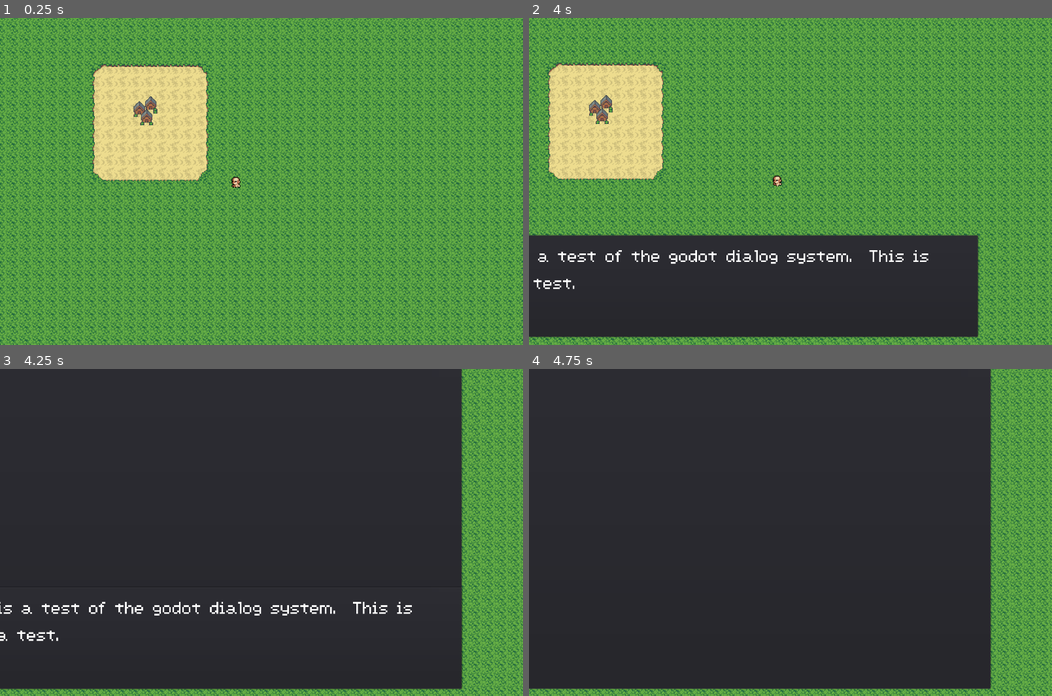
Above: before the commit, frames 1-4 (two rows, left to right).
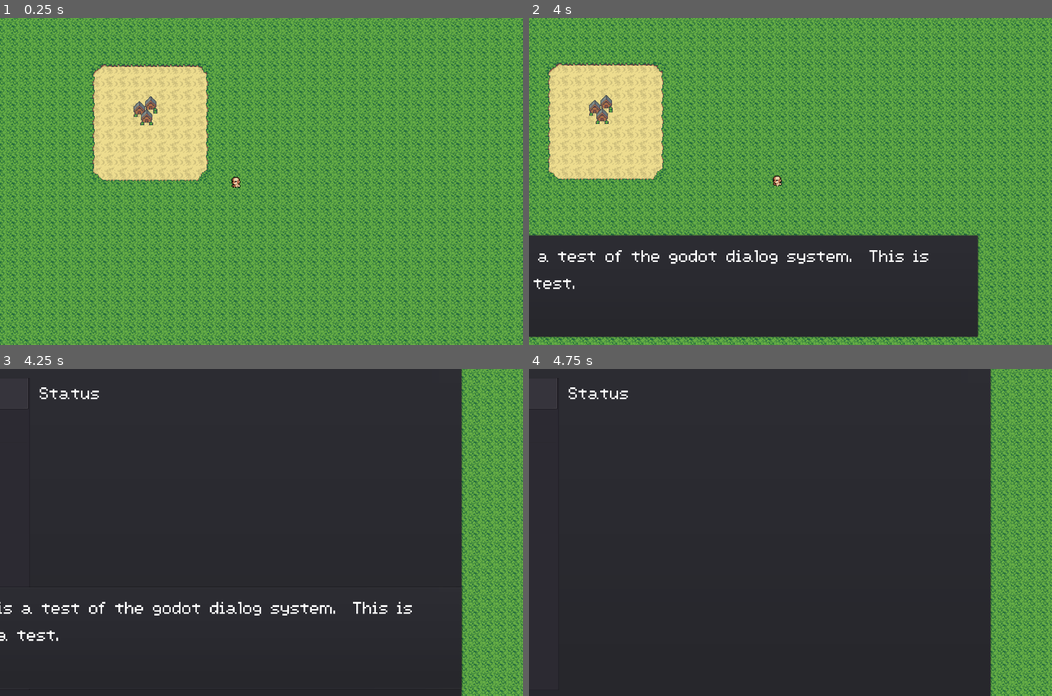
Above: after the commit, the same moments.

Repository: majormunky/MiniRPG
Game: Godot game, scene res://scenes/Game.tscn
The game is run twice, just before and just after one commit, with the same random seed, the same clock (stepped at 60 frames per second) and the same inputs.
Inputs:
- Up to frame 1 (0.25 s): no input
- Up to frame 2 (4 s): tap Enter at 0.5 s; hold D (walk_right) 0.53-1.28 s; hold F (inspect) 0.53-1.28 s; hold S (walk_down) 1.28-2.03 s; tap F (inspect) at 1.35, 2.85 s; hold D (walk_right) 2.03-2.78 s; hold F (inspect) 2.03-2.78 s; hold W (walk_up) 2.78-3.53 s; hold A (walk_left) from 3.53 s (still down); hold F (inspect) from 3.53 s (still down)
- Up to frame 3 (4.25 s): keep holding A (walk_left); keep holding F (inspect); tap Tab (menu) at 4.15 s
- Up to frame 4 (4.75 s): keep holding A (walk_left); release F (inspect) at 4.28 s; tap F (inspect) at 4.35 s

Frames 1-2 are identical in both runs. In frame 3, 2.1% of the frame differs, in the area x 0-89%, y 5-100%; in frame 4, 2.1%.

Commit message:
Setup the menu where we can click menu items and the main panel switches to the right menu

Diff:
--- /dev/null
+++ b/assets/fonts/MainFont.tres
@@ -0,0 +1,8 @@
+[gd_resource type="DynamicFont" load_steps=2 format=2]
+
+[sub_resource type="DynamicFontData" id=1]
+font_path = "res://assets/fonts/AtlantisInternational-jen0.ttf"
+
+[resource]
+size = 64
+font_data = SubResource( 1 )
--- a/scenes/Game.tscn
+++ b/scenes/Game.tscn
@@ -1,5 +1,6 @@
-[gd_scene load_steps=6 format=2]
+[gd_scene load_steps=7 format=2]
 
+[ext_resource path="res://scenes/Menu.tscn" type="PackedScene" id=1]
 [ext_resource path="res://scenes/Player.tscn" type="PackedScene" id=2]
 [ext_resource path="res://scenes/WorldManager.gd" type="Script" id=3]
 [ext_resource path="res://scenes/Game.gd" type="Script" id=4]
@@ -23,10 +24,12 @@
 pause_mode = 1
 position = Vector2( 577.235, 415.59 )
 
-[node name="Menu" type="PopupPanel" parent="."]
+[node name="Menu" parent="." instance=ExtResource( 1 )]
+margin_left = -2.0
+margin_top = 15.0
 margin_right = 1280.0
-margin_bottom = 800.0
-rect_min_size = Vector2( 1280, 800 )
+margin_bottom = 827.0
+rect_min_size = Vector2( 1282, 812 )
 
 [node name="Dialog" type="PopupPanel" parent="."]
 margin_top = 550.0
--- /dev/null
+++ b/scenes/Menu.gd
@@ -0,0 +1,34 @@
+extends PopupPanel
+
+onready var item_list = $MarginContainer/HBoxContainer/ItemList
+onready var menu_items = {
+	"Status": get_node("MarginContainer/HBoxContainer/StatusMenu"),
+	"Items": get_node("MarginContainer/HBoxContainer/ItemMenu"),
+	"Save": get_node("MarginContainer/HBoxContainer/SaveMenu"),
+}
+var selected = 0
+
+func _ready():
+	for item_key in menu_items:
+		item_list.add_item(item_key)
+
+	_on_ItemList_item_selected(0)
+	item_list.select(0)
+
+
+func _on_ItemList_item_selected(index):
+	selected = index
+	var selectedItem = menu_items.keys()[selected]
+
+	if selectedItem == "Save":
+		menu_items["Save"].visible = true
+		menu_items["Status"].visible = false
+		menu_items["Items"].visible = false
+	elif selectedItem == "Items":
+		menu_items["Items"].visible = true
+		menu_items["Status"].visible = false
+		menu_items["Save"].visible = false
+	elif selectedItem == "Status":
+		menu_items["Status"].visible = true
+		menu_items["Save"].visible = false
+		menu_items["Items"].visible = false
--- /dev/null
+++ b/scenes/Menu.tscn
@@ -0,0 +1,109 @@
+[gd_scene load_steps=5 format=2]
+
+[ext_resource path="res://scenes/Menu.gd" type="Script" id=1]
+[ext_resource path="res://assets/fonts/MainFont.tres" type="DynamicFont" id=2]
+
+[sub_resource type="DynamicFontData" id=1]
+antialiased = false
+font_path = "res://assets/fonts/AtlantisInternational-jen0.ttf"
+
+[sub_resource type="DynamicFont" id=2]
+size = 48
+font_data = SubResource( 1 )
+
+[node name="Menu" type="PopupPanel"]
+rect_min_size = Vector2( 1280, 800 )
+script = ExtResource( 1 )
+__meta__ = {
+"_edit_use_anchors_": false
+}
+
+[node name="MarginContainer" type="MarginContainer" parent="."]
+margin_left = 4.0
+margin_top = 4.0
+margin_right = 1276.0
+margin_bottom = 844.0
+custom_constants/margin_right = 20
+custom_constants/margin_top = 20
+custom_constants/margin_left = 20
+custom_constants/margin_bottom = 20
+
+[node name="HBoxContainer" type="HBoxContainer" parent="MarginContainer"]
+margin_left = 20.0
+margin_top = 20.0
+margin_right = 1252.0
+margin_bottom = 820.0
+__meta__ = {
+"_edit_use_anchors_": false
+}
+
+[node name="ItemList" type="ItemList" parent="MarginContainer/HBoxContainer"]
+margin_right = 200.0
+margin_bottom = 750.0
+rect_min_size = Vector2( 200, 750 )
+custom_fonts/font = SubResource( 2 )
+custom_constants/vseparation = 16
+
+[node name="SaveMenu" type="Panel" parent="MarginContainer/HBoxContainer"]
+visible = false
+margin_left = 204.0
+margin_right = 204.0
+margin_bottom = 800.0
+
+[node name="MarginContainer" type="MarginContainer" parent="MarginContainer/HBoxContainer/SaveMenu"]
+margin_right = 40.0
+margin_bottom = 40.0
+custom_constants/margin_left = 20
+
+[node name="Title" type="Label" parent="MarginContainer/HBoxContainer/SaveMenu/MarginContainer"]
+margin_left = 20.0
+margin_top = -13.0
+margin_right = 246.0
+margin_bottom = 52.0
+custom_fonts/font = ExtResource( 2 )
+text = "Save Menu"
+__meta__ = {
+"_edit_use_anchors_": false
+}
+
+[node name="ItemMenu" type="Panel" parent="MarginContainer/HBoxContainer"]
+visible = false
+margin_left = 204.0
+margin_right = 204.0
+margin_bottom = 800.0
+
+[node name="MarginContainer" type="MarginContainer" parent="MarginContainer/HBoxContainer/ItemMenu"]
+margin_right = 40.0
+margin_bottom = 40.0
+custom_constants/margin_left = 20
+
+[node name="Label" type="Label" parent="MarginContainer/HBoxContainer/ItemMenu/MarginContainer"]
+margin_left = 20.0
+margin_top = -13.0
+margin_right = 141.0
+margin_bottom = 52.0
+custom_fonts/font = ExtResource( 2 )
+text = "Items"
+__meta__ = {
+"_edit_use_anchors_": false
+}
+
+[node name="StatusMenu" type="Panel" parent="MarginContainer/HBoxContainer"]
+visible = false
+margin_right = 40.0
+margin_bottom = 40.0
+
+[node name="MarginContainer" type="MarginContainer" parent="MarginContainer/HBoxContainer/StatusMenu"]
+margin_right = 40.0
+margin_bottom = 40.0
+custom_constants/margin_left = 20
+
+[node name="Label" type="Label" parent="MarginContainer/HBoxContainer/StatusMenu/MarginContainer"]
+margin_left = 20.0
+margin_top = -13.0
+margin_right = 169.0
+margin_bottom = 52.0
+custom_fonts/font = ExtResource( 2 )
+text = "Status"
+
+[connection signal="item_selected" from="MarginContainer/HBoxContainer/ItemList" to="." method="_on_ItemList_item_selected"]
